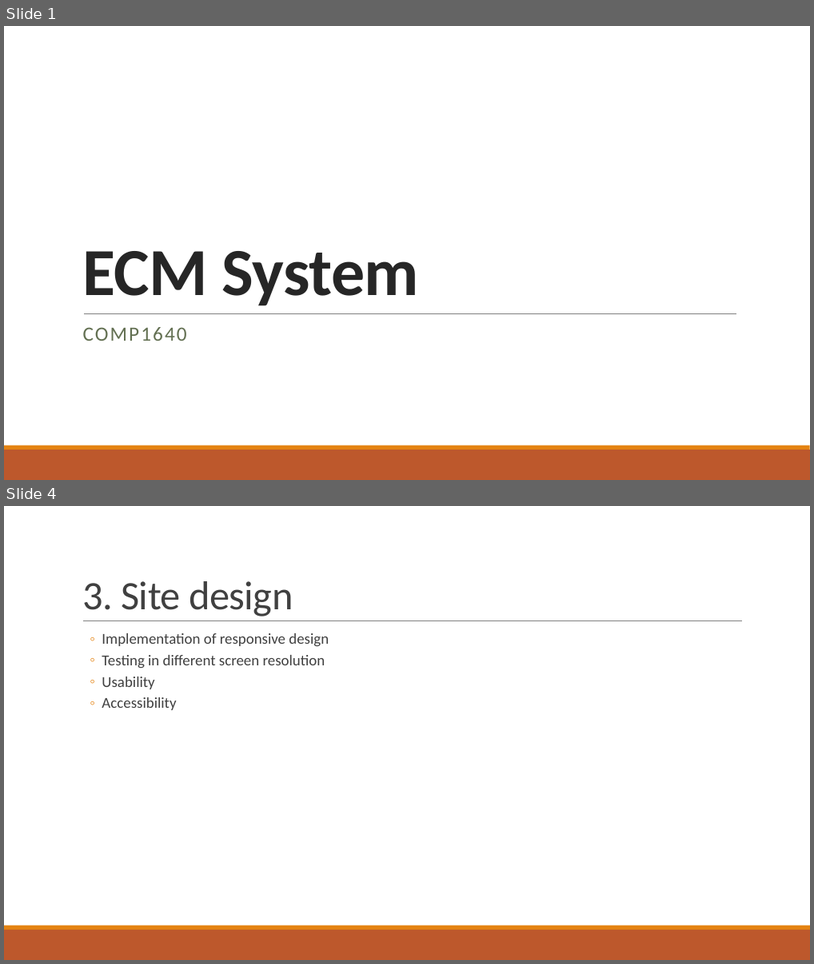
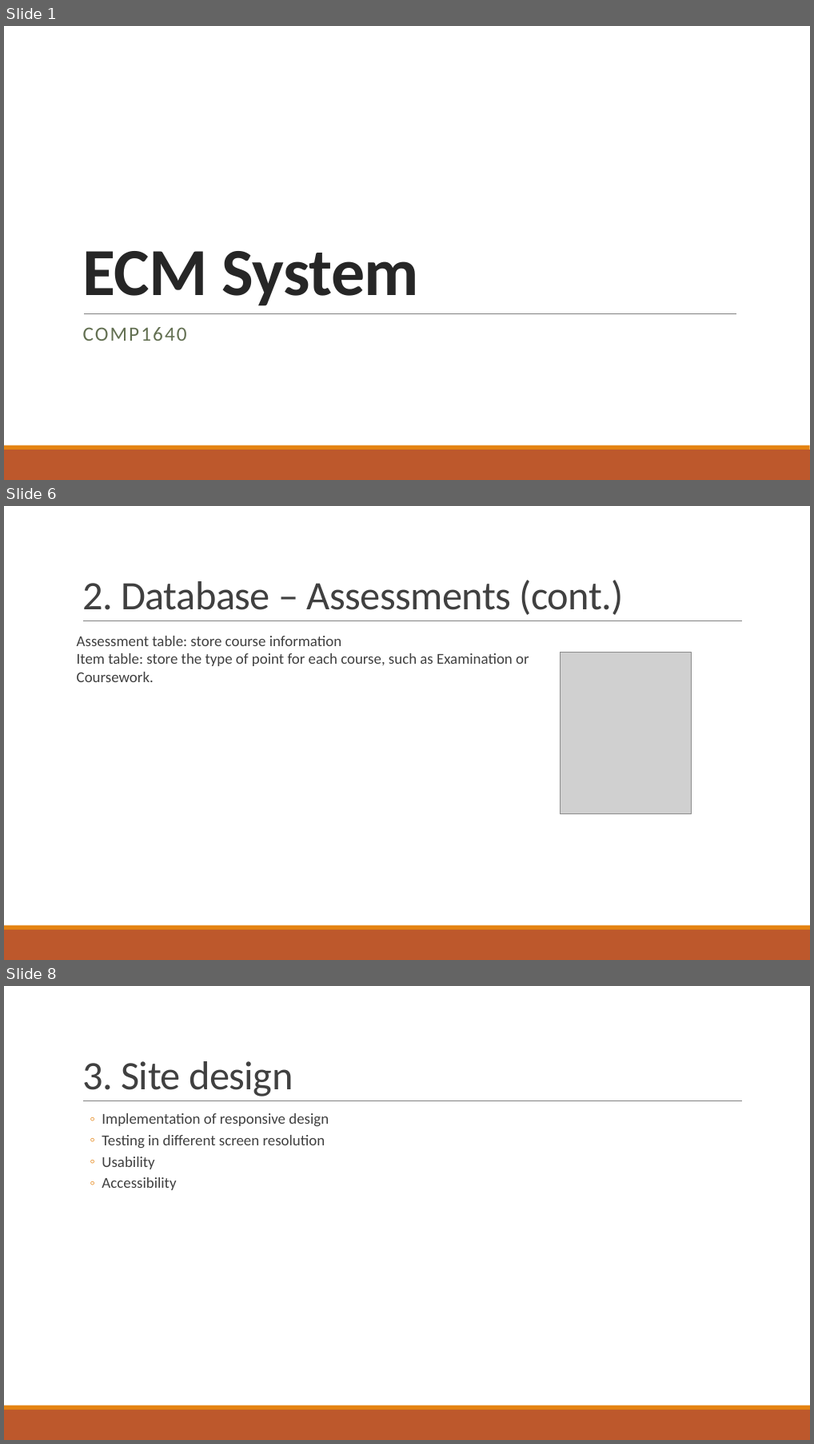
Before and after one commit to kaka-develop/ec-management, a slide deck: documents/Presentation.pptx. Shown one above the other, each under a label of ours: slides 1 and 4 before the commit, slides 1, 6 and 8 after it; the slides between them are not shown. The pictures are 814x964 and 814x1444 pixels, drawn with LibreOffice and Linux fonts; fonts in the diff are those of the drawing; grey boxes stand for pictures. Boxes give left, top, right and bottom in pixels: in the first picture for what was removed or moved away, otherwise in the second. Text is boxed around its words. In the diff, an @@ line names an element or a change of style, - is before the commit and + after.

```diff
--- a/documents/Presentation.pptx
+++ b/documents/Presentation.pptx
@@ slide 6 added at (4,506,810,960), background #FFFFFF; not listed: 3 template elements that a slide beside it also shows @@
@@ title added at (82,580,624,615), 48 pt, text #404040 @@
+2. Database – Assessments (cont.)
@@ text added at (77,636,530,682), 18 pt, text #404040 @@
+  Assessment table: store course information
+  Item table: store the type of point for each course, such as Examination or Coursework.
@@ picture added at (561,652,692,814) @@
@@ what was slide 4 is now slide 8 @@
```
Also in this commit, not shown: 2 slides changed, 4 other slides added, 2 slides removed, 6 other files.
